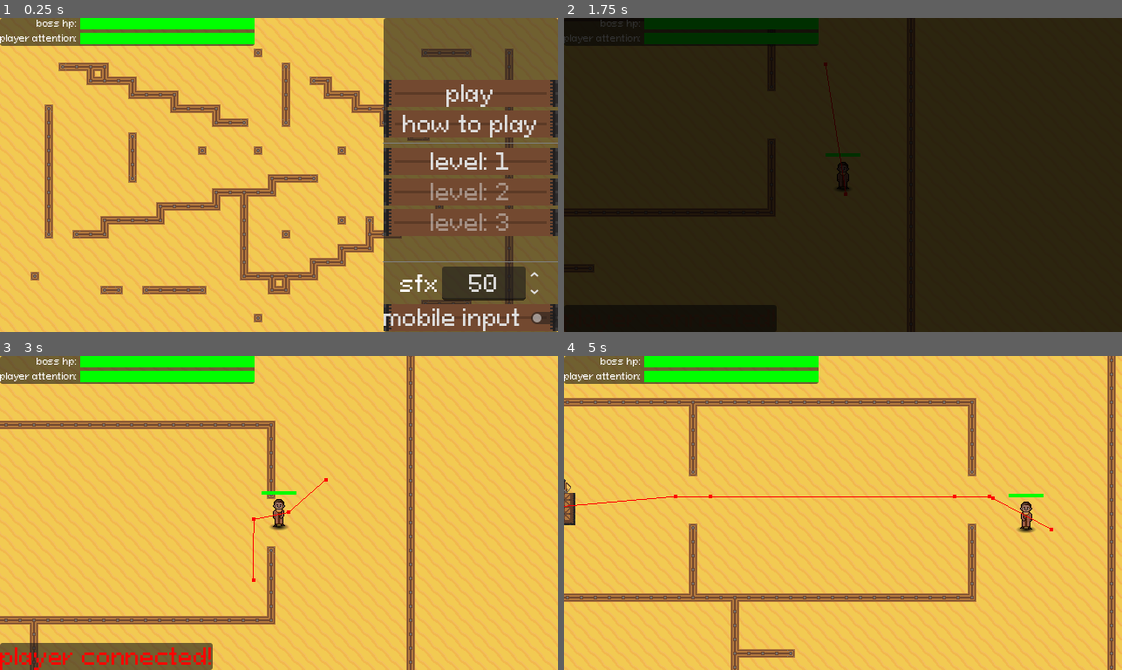
Above: before the commit, frames 1-4 (two rows, left to right).
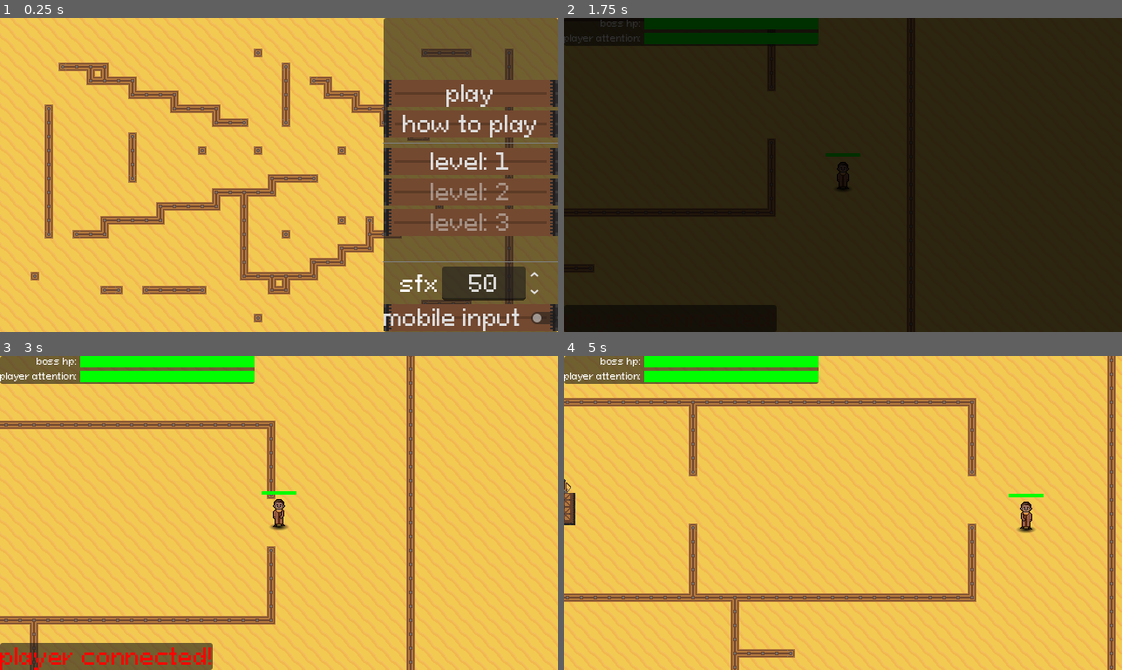
Above: after the commit, the same moments.

Repository: prokenya/reverse-game
Game: Godot game, scene res://src/main.tscn
Two runs of this game, one before a commit and one after it. Both use one fixed random seed, a clock stepped at 60 frames per second and the inputs below. Sound files missing from this copy of the repository are replaced by a short silence.
Inputs (mouse positions are in pixels of both pictures, inside the frame that each line leads up to):
- Up to frame 1 (0.25 s): no input
- Up to frame 2 (1.75 s): click "play" at 0.5 s; move the mouse to (965, 159) at 1.27 s; hold D (move_right) from 1.28 s (still down); click (965, 159) at 1.35 s
- Up to frame 3 (3 s): release D (move_right) at 2 s; drag from (167, 528) to (279, 513) at 2.02 s; move the mouse to (334, 443) at 2.77 s; hold D (move_right) from 2.78 s (still down); click (334, 443) at 2.85 s
- Up to frame 4 (5 s): release D (move_right) at 3.5 s; drag from (815, 575) to (675, 465) at 3.52 s; move the mouse to (1010, 560) at 4.27 s; hold A (move_left) from 4.28 s (still down); click (1010, 560) at 4.35 s

The runs differ from the first frame. In frame 1, 4.1% of the frame differs, in the area x 0-46%, y 0-9%; in frame 2, less than 0.1%; in frame 3, less than 0.1%; in frame 4, 0.3%.

Commit message:
1.2.1
The boss can't shoot while standing still.

Additional sounds added, NPC behavior slightly randomized.

Diff:
--- a/src/characters/NPC/NPC.gd
+++ b/src/characters/NPC/NPC.gd
@@ -37,6 +37,7 @@
 
 	play_sound(0)
 	G.main.gui.set_NPC_status(true)
+	add_enth(100)
 	go_to(position) # for is_navigation_finished()
 
 
@@ -46,25 +47,26 @@
 	match state:
 		states.HITS:
 			#random_movement = false
-			var pos = Vector2(global_position - player.global_position).normalized() * 100
-			await  go_to(pos)
+			var pos = Vector2(global_position - player.global_position).normalized() * 150
+			var angle = randf_range(-90.0, 90.0)
+			var random_angle_rad = deg_to_rad(angle)
+			var rotated_dir = global_position + pos.rotated(random_angle_rad)
+			await  go_to(rotated_dir)
 			if !navigation_agent.is_target_reachable():
-				await go_to(-player.global_position)
-			change_state(states.FOLLOW_PLAYER)
+				await go_to(-rotated_dir)
+			#change_state(states.FOLLOW_PLAYER)
 
 			#random_movement = true
 
 
 func  _physics_process(delta: float) -> void:
-	if is_dead:return
+	if is_dead or player.is_dead:return
 	super._physics_process(delta)
 	match state:
 		states.IDLE:
 			reset_navigation()
 		states.FOLLOW_PLAYER:
 			if (player.global_position - navigation_agent.get_final_position()).length() > 10:
-				if navigation_agent.is_navigation_finished():
-					change_state(states.HITS)
 				go_to(player.global_position)
 		states.GOTO:
 			if navigation_agent.is_navigation_finished():
@@ -88,6 +90,7 @@
 
 	current_body = body
 	play_hit_anim()
+	change_state(states.HITS)
 
 
 var current_body:BaseCharacter
@@ -106,7 +109,6 @@
 	play_sound(3)
 
 	await hit_anim.animation_finished
-
 	hit_anim.visible = false
 
 func _on_collide_with_player_body_exited(body: Node2D) -> void:
@@ -136,6 +138,7 @@
 
 
 func death():
+	if player.is_dead:return
 	collision_shape.disabled = true
 	G.main.gui.set_enthusiasm(0)
 
--- a/src/characters/NPC/npc.tscn
+++ b/src/characters/NPC/npc.tscn
@@ -143,7 +143,6 @@
 
 [node name="NavigationAgent2D" type="NavigationAgent2D" parent="."]
 path_desired_distance = 5.0
-debug_enabled = true
 debug_path_custom_color = Color(1, 0, 1, 1)
 debug_path_custom_point_size = 10.0
 
@@ -195,6 +194,7 @@
 autostart = true
 
 [node name="hit_delay" type="Timer" parent="."]
+wait_time = 1.7
 one_shot = true
 
 [node name="enth_taker" type="Timer" parent="."]
--- a/src/characters/players/player.gd
+++ b/src/characters/players/player.gd
@@ -10,21 +10,33 @@
 @onready var shot_timer: Timer = Timer.new()
 @export_range(0.2,10,0.1) var shot_delay:float = 0.7
 var shot_pressed:bool = false
+var can_shot:bool = true
+@onready var cant_shot: AudioStreamPlayer = $cant_shot
 
 func _ready() -> void:
-	add_child(shot_timer)
-	shot_timer.one_shot = true
-	shot_timer.name = "shot_timer"
-	shot_timer.connect("timeout",_on_shot_timer_timeout)
+	add_timer()
 
 	is_boss = true
 	await G.camera.reparent_camera(self,1)
 	G.main.gui.set_hp(max_hp,hp)
 	control = true
 
+func add_timer():
+	add_child(shot_timer)
+	shot_timer.wait_time = shot_delay
+	shot_timer.one_shot = true
+	shot_timer.name = "shot_timer"
+	shot_timer.connect("timeout",_on_shot_timer_timeout)
+
 func _physics_process(delta: float) -> void:
 	if !control: return
 
+	if velocity == Vector2.ZERO:
+		can_shot = false
+	else:
+		can_shot = true
+		if shot_pressed:
+			_on_shot_timer_timeout()
 	# As good practice, you should replace UI actions with custom gameplay actions.
 	var direction := Input.get_vector("move_left", "move_right","move_up","move_down")
 	if direction:
@@ -35,6 +47,7 @@
 		velocity.y = move_toward(velocity.y, 0, speed)
 
 	move_and_slide()
+	print(can_shot)
 
 
 
@@ -43,6 +56,8 @@
 
 	if Input.is_action_just_pressed("shot"):
 		shot_pressed = true
+		if !can_shot:
+			cant_shot.play()
 		_on_shot_timer_timeout()
 	if Input.is_action_just_released("shot"):
 		shot_pressed = false
@@ -55,14 +70,19 @@
 
 
 func _on_shot_timer_timeout() -> void:
-	if !shot_pressed or !shot_timer.is_stopped():
+	if !shot_pressed or !shot_timer.is_stopped() or !can_shot:
 		return
 	shot_timer.start()
-	for weapon in weapons.get_children():
+
+	var weapon_list = weapons.get_children()
+
+	for weapon in weapon_list:
 		weapon.frame = 1
 		Pool.shoot_arrow(weapon.global_position,weapon.global_rotation)
+
 	await get_tree().create_timer(shot_timer.wait_time -0.1).timeout
-	for weapon in weapons.get_children():
+
+	for weapon in weapon_list:
 		weapon.frame = 0
 
 #region mobile
--- a/src/characters/players/player1.tscn
+++ b/src/characters/players/player1.tscn
@@ -6,6 +6,7 @@
 [ext_resource type="Texture2D" uid="uid://s3ajphaio3tq" path="res://assets/sprites/crossbow.png" id="3_4c870"]
 [ext_resource type="PackedScene" uid="uid://oi85nklx2tb4" path="res://src/projectiles/spawn_anim.tscn" id="5_d8ms1"]
 [ext_resource type="Script" uid="uid://diqjkjwtpix0f" path="res://src/characters/hitbox.gd" id="6_e3ved"]
+[ext_resource type="AudioStream" uid="uid://dg6svncm5sacs" path="res://assets/audio/sfx/cant_shot.wav" id="7_xavdj"]
 
 [sub_resource type="RectangleShape2D" id="RectangleShape2D_78r85"]
 size = Vector2(42, 37)
@@ -71,4 +72,7 @@
 [node name="add_hp_timer" type="Timer" parent="hitbox"]
 one_shot = true
 
+[node name="cant_shot" type="AudioStreamPlayer" parent="."]
+stream = ExtResource("7_xavdj")
+
 [connection signal="timeout" from="hitbox/add_hp_timer" to="hitbox" method="_on_add_hp_timer_timeout"]
--- a/src/main.tscn
+++ b/src/main.tscn
@@ -433,8 +433,10 @@
 
     M / Esc– Show Menu
 
-[color=red]hint:[/color]
-Arrows fired near the player increase their attention, but if you hit the player, they take damage and if they die and you fail the level.
+[color=red]Hints:[/color]s
+1. You can only shoot while moving.
+2. Arrows fired near the player increase their attention. Hitting the player deals damage(the player has 3 HP) — if they die, you fail the level.
+3. The player can pass through the boss, but doing so will cause damage.
 
 [color=green]About the game:[/color]
 You are the boss in the game, and your task is to keep the player's attention so they don’t quit. But don’t go too easy on them — if it gets boring, they’ll leave.
@@ -558,6 +560,7 @@
 speed_scale = 5.0
 
 [node name="stats" type="PanelContainer" parent="GUI/gui"]
+visible = false
 layout_mode = 1
 offset_right = 292.0
 offset_bottom = 32.0
--- a/src/projectiles/arrow.gd
+++ b/src/projectiles/arrow.gd
@@ -15,11 +15,13 @@
 	flight()
 
 	if ray_cast.is_colliding():
-		play_sound(1)
 		var body = ray_cast.get_collider()
 		if body is NPC:
 			body.add_hp(-1)
 			hide_arrow()
+			play_sound(2)
+		else:
+			play_sound(1)
 		disable_arrow()
 
 func flight():
--- a/src/projectiles/arrow.tscn
+++ b/src/projectiles/arrow.tscn
@@ -1,9 +1,10 @@
-[gd_scene load_steps=7 format=3 uid="uid://yof7cddnosjr"]
+[gd_scene load_steps=8 format=3 uid="uid://yof7cddnosjr"]
 
 [ext_resource type="Script" uid="uid://10qpwsic6sf0" path="res://src/projectiles/arrow.gd" id="1_xqoie"]
 [ext_resource type="Texture2D" uid="uid://ba7b2hiejn0ax" path="res://assets/sprites/arrow.png" id="2_6gv7v"]
 [ext_resource type="AudioStream" uid="uid://bnlqbwcqvrfq7" path="res://assets/audio/sfx/hit.wav" id="3_6gv7v"]
 [ext_resource type="AudioStream" uid="uid://bsy5mqrbyuati" path="res://assets/audio/sfx/hit3.wav" id="3_6kahc"]
+[ext_resource type="AudioStream" uid="uid://d2w2biotbvj3k" path="res://assets/audio/sfx/arrow_hit_player.wav" id="4_toqk0"]
 
 [sub_resource type="CapsuleShape2D" id="CapsuleShape2D_xqoie"]
 radius = 22.0
@@ -16,7 +17,7 @@
 collision_layer = 0
 collision_mask = 0
 script = ExtResource("1_xqoie")
-streams = Array[AudioStream]([ExtResource("3_6gv7v"), ExtResource("3_6kahc")])
+streams = Array[AudioStream]([ExtResource("3_6gv7v"), ExtResource("3_6kahc"), ExtResource("4_toqk0")])
 
 [node name="Sprite2D" type="Sprite2D" parent="."]
 z_index = 1
Not shown, added: assets/audio/sfx/arrow_hit_player.wav.import
Not shown, added: assets/audio/sfx/cant_shot.wav.import
Not shown, changed: export_presets.cfg
Not shown: 1 places in src/characters/players/player1.tscn that only renumber resources
Not shown, added: assets/audio/sfx/arrow_hit_player.wav
Not shown, added: assets/audio/sfx/cant_shot.wav
